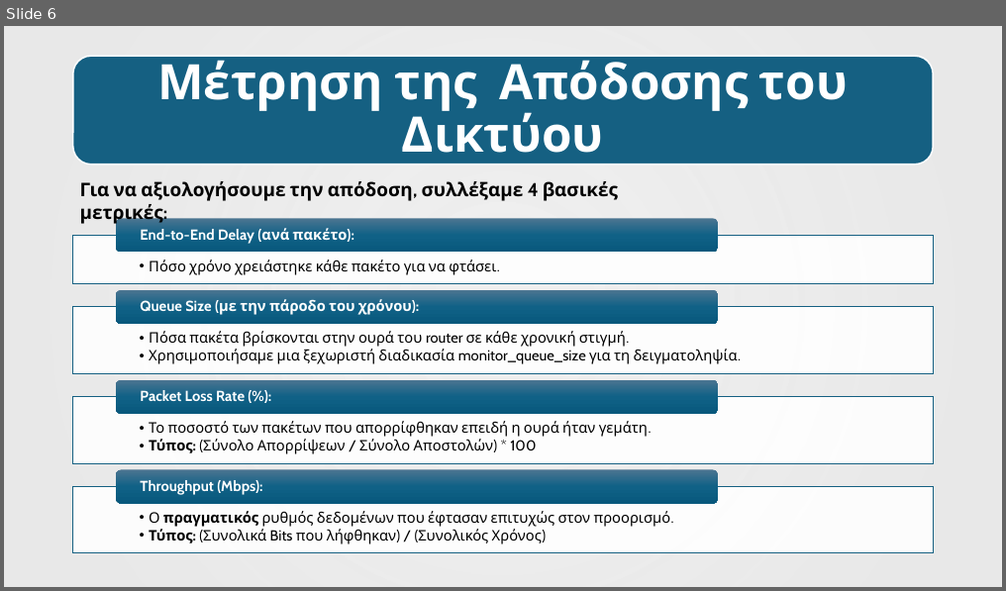
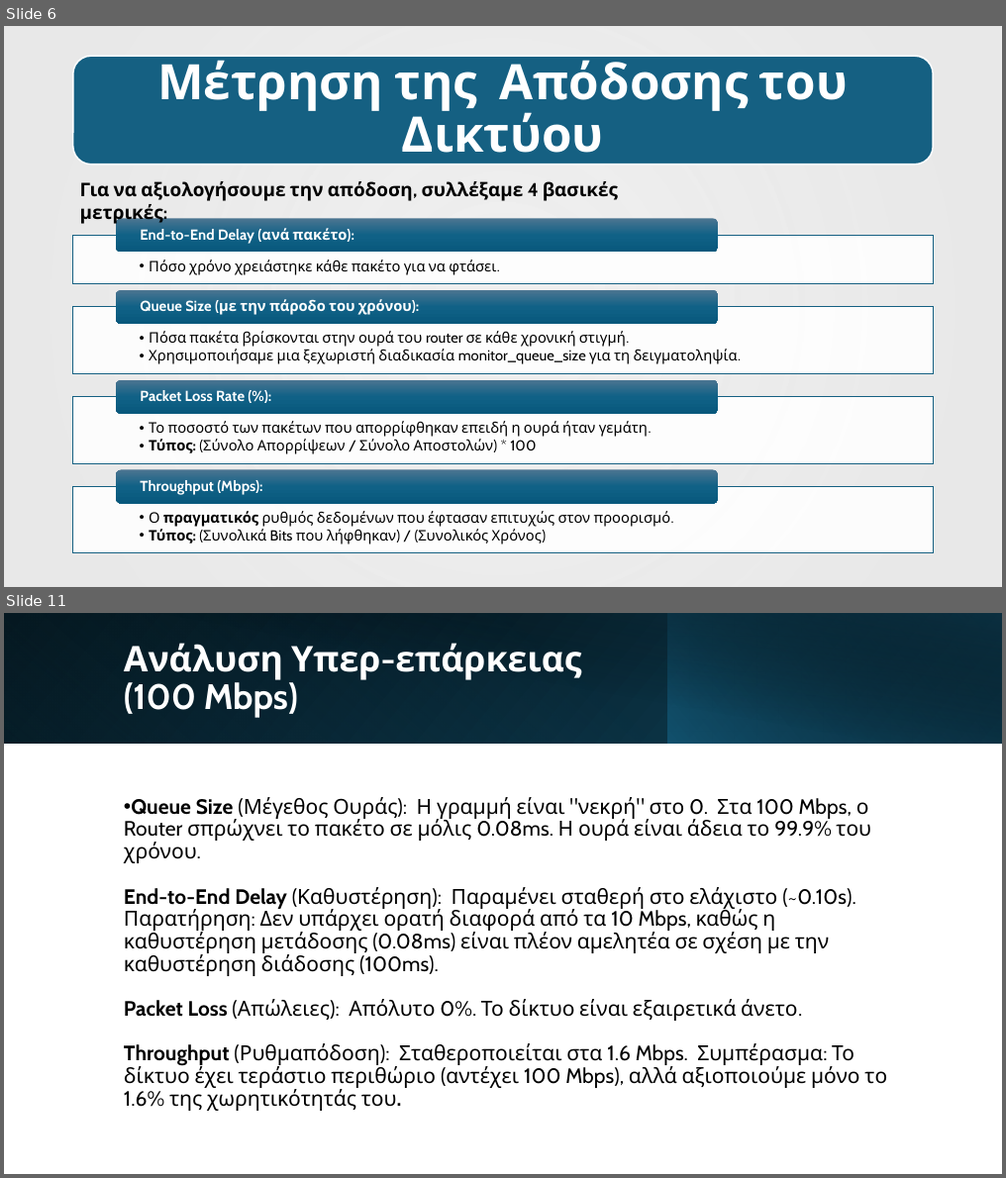
Before and after one commit to AlexandrosChal/Event-driven-network-simulation-in-Python-and-SimPy, a slide deck: Παρουσίαση.pptx. Shown one above the other, each under a label of ours: slide 6 before the commit, slides 6 and 11 after it; the slides between them are not shown. The pictures are 1006x591 and 1006x1178 pixels, drawn with LibreOffice and Linux fonts; fonts in the diff are those of the drawing; background and template pictures are left out. Boxes give left, top, right and bottom in pixels: in the first picture for what was removed or moved away, otherwise in the second. Text is boxed around its words. In the diff, an @@ line names an element or a change of style, - is before the commit and + after.

```diff
--- a/Παρουσίαση.pptx
+++ b/Παρουσίαση.pptx
@@ slide 11 added at bbox=[4, 613, 1002, 1174], background #FFFFFF @@
@@ rectangle added at bbox=[4, 613, 1002, 744], fill gradient #000000 to #104862 @@
@@ rectangle added at bbox=[4, 613, 668, 744], fill gradient #156082 to #0B3041 @@
@@ rectangle added at bbox=[42, 613, 1002, 744], fill gradient #000000 to #0B3041 @@
@@ rectangle added at bbox=[668, 613, 1002, 744], fill gradient #156082 to #000000 @@
@@ title added at bbox=[124, 643, 581, 717], 34 pt, text #FFFFFF, bold @@
+Ανάλυση Υπερ-επάρκειας
+(100 Mbps)
@@ subtitle added at bbox=[124, 797, 887, 1111], 20 pt, text #000000 @@
+• Queue Size (Μέγεθος Ουράς): Η γραμμή είναι "νεκρή" στο 0. Στα 100 Mbps, ο Router σπρώχνει το πακέτο σε μόλις 0.08ms. Η ουρά είναι άδεια το 99.9% του χρόνου.
+  End-to-End Delay (Καθυστέρηση): Παραμένει σταθερή στο ελάχιστο (~0.10s). Παρατήρηση: Δεν υπάρχει ορατή διαφορά από τα 10 Mbps, καθώς η καθυστέρηση μετάδοσης (0.08ms) είναι πλέον αμελητέα σε σχέση με την καθυστέρηση διάδοσης (100ms).
+  Packet Loss (Απώλειες): Απόλυτο 0%. Το δίκτυο είναι εξαιρετικά άνετο.
+  Throughput (Ρυθμαπόδοση): Σταθεροποιείται στα 1.6 Mbps. Συμπέρασμα: Το δίκτυο έχει τεράστιο περιθώριο (αντέχει 100 Mbps), αλλά αξιοποιούμε μόνο το 1.6% της χωρητικότητάς του.
```
Also in this commit, not shown: 4 slides changed, 6 other slides added, 6 slides removed, 1 other file.
